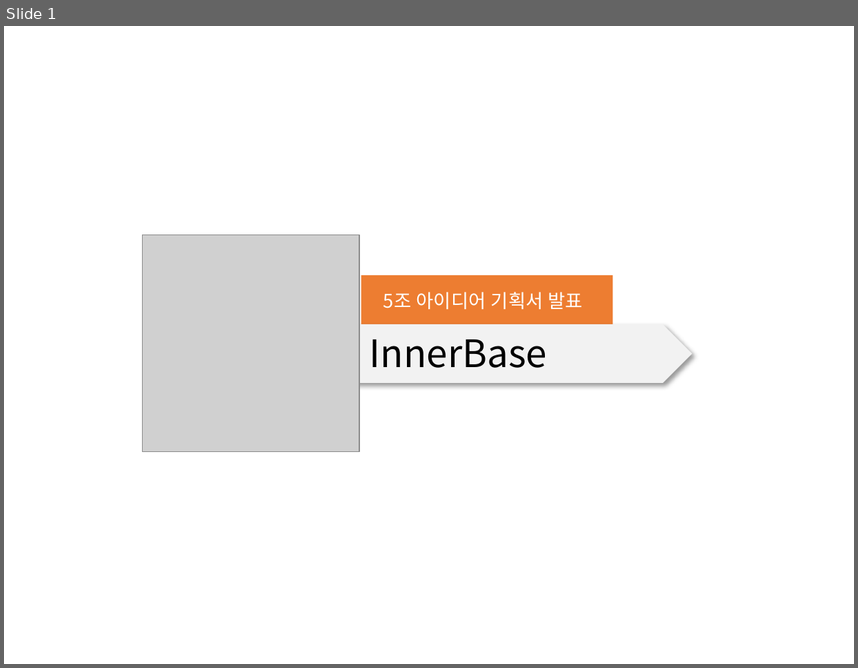
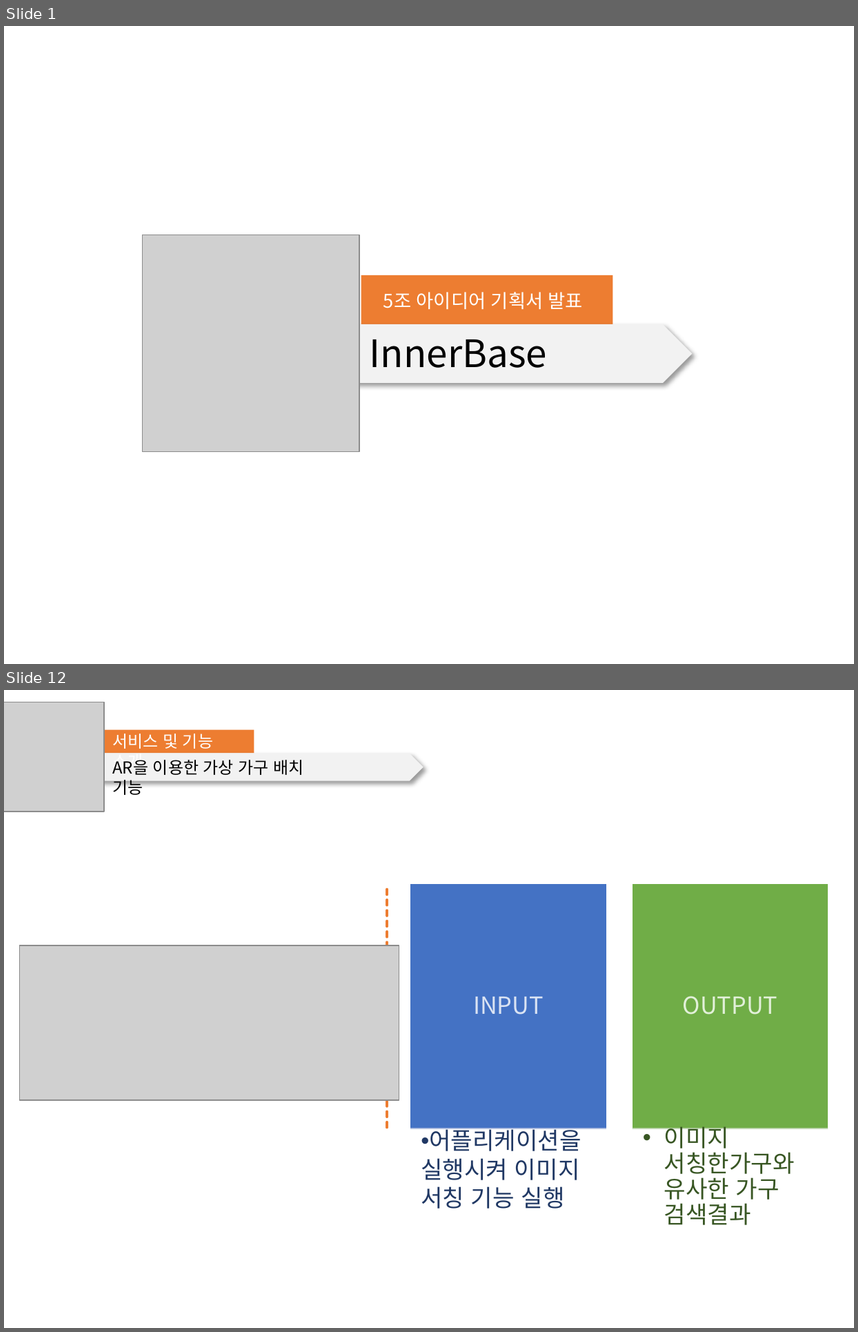
Before and after one commit to Bik00/WD3A5_Project, a slide deck: 기획서/03_기획 발표 프레젠테이션.pptx. Shown one above the other, each under a label of ours: slide 1 before the commit, slides 1 and 12 after it; the slides between them are not shown. The pictures are 858x668 and 858x1332 pixels, drawn with LibreOffice and Linux fonts; fonts in the diff are those of the drawing; grey boxes stand for pictures. Boxes give left, top, right and bottom in pixels: in the first picture for what was removed or moved away, otherwise in the second. Text is boxed around its words. In the diff, an @@ line names an element or a change of style, - is before the commit and + after.

```diff
--- a/기획서/03_기획 발표 프레젠테이션.pptx
+++ b/기획서/03_기획 발표 프레젠테이션.pptx
@@ slide 12 added at (4,690,854,1328), background #FFFFFF @@
@@ picture added at (4,702,103,811) @@
@@ rectangle added at (83,730,254,753), fill #ED7D31 @@
@@ text added at (112,733,213,771), 14 pt, text #FFFFFF @@
+서비스 및 기능 소개
@@ pentagon arrow added at (64,753,423,781), fill #F2F2F2 @@
@@ text added at (112,760,304,795), 14 pt, text #000000 @@
+AR을 이용한 가상 가구 배치 기능
@@ line added from (388, 889) to (388, 1129), #ED7D31 2.25 pt dashed @@
@@ picture added at (20,945,399,1100) @@
@@ group added at (411,885,828,1225): 4 rectangles, 4 texts @@
+INPUT
+•• 어플리케이션을
+   실행시켜 이미지 서칭 기능 실행
+OUTPUT
+  •• 이미지 서칭한가구와 유사한 가구 검색결과
```
Also in this commit, not shown: 16 other slides added, 13 other files.
